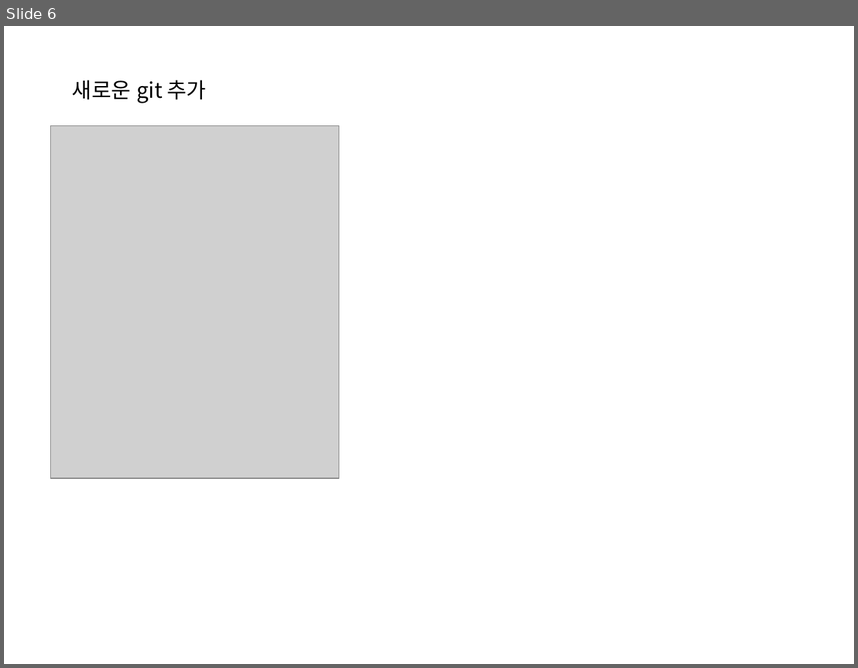
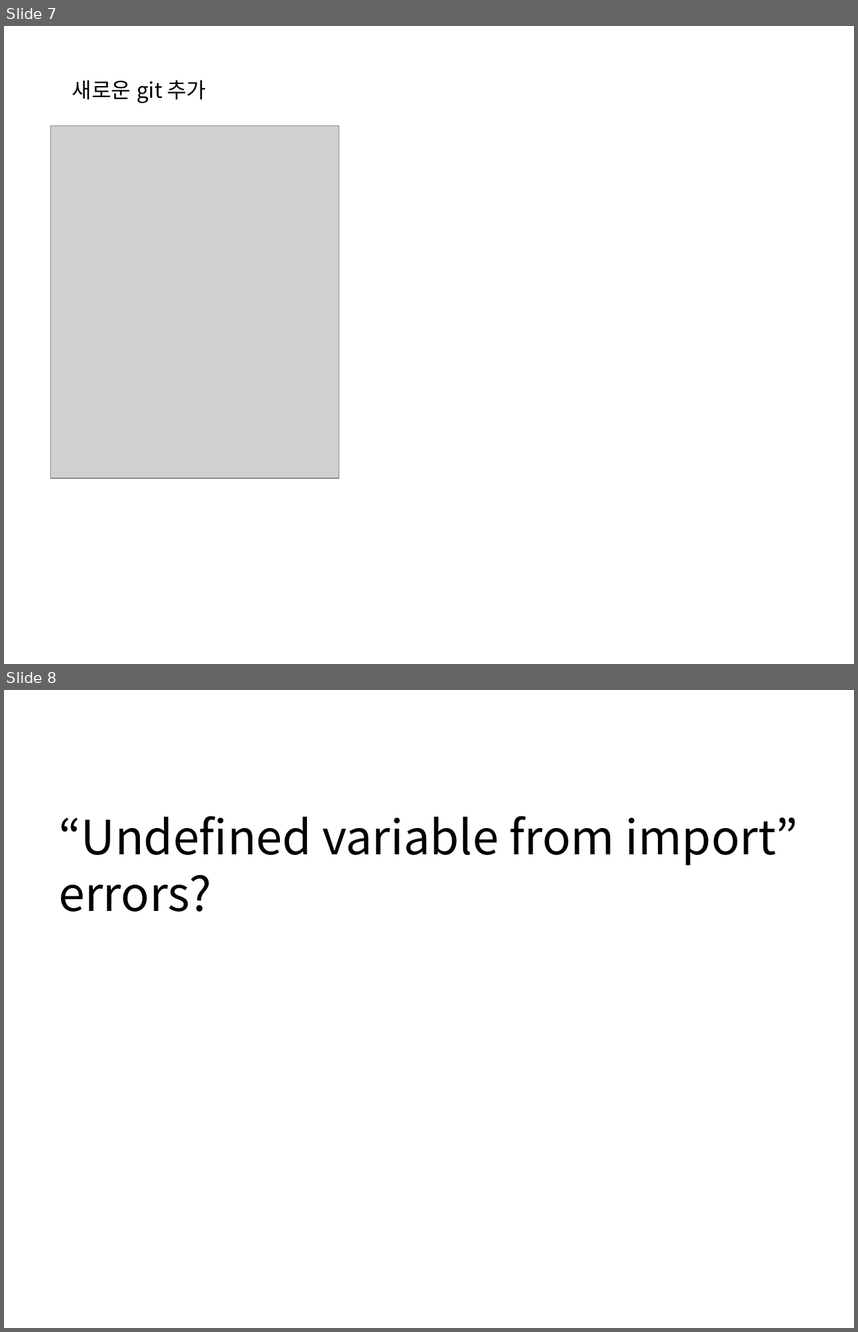
Before and after one commit to hccho2/hccho2FirstGitProject, a slide deck: Eclipse-Git.pptx. Shown one above the other, each under a label of ours: slide 6 before the commit, slides 7 and 8 after it. The pictures are 858x668 and 858x1332 pixels, drawn with LibreOffice and Linux fonts; fonts in the diff are those of the drawing; grey boxes stand for pictures. Boxes give left, top, right and bottom in pixels: in the first picture for what was removed or moved away, otherwise in the second. Text is boxed around its words. In the diff, an @@ line names an element or a change of style, - is before the commit and + after.

```diff
--- a/Eclipse-Git.pptx
+++ b/Eclipse-Git.pptx
@@ slide 8 added at (4, 690, 854, 1328), background #FFFFFF @@
@@ text added at (59, 816, 799, 911), 40 pt, text #000000 @@
+“Undefined variable from import” errors?
@@ what was slide 6 is now slide 7 @@
```
Also in this commit, not shown: 5 other slides added.
